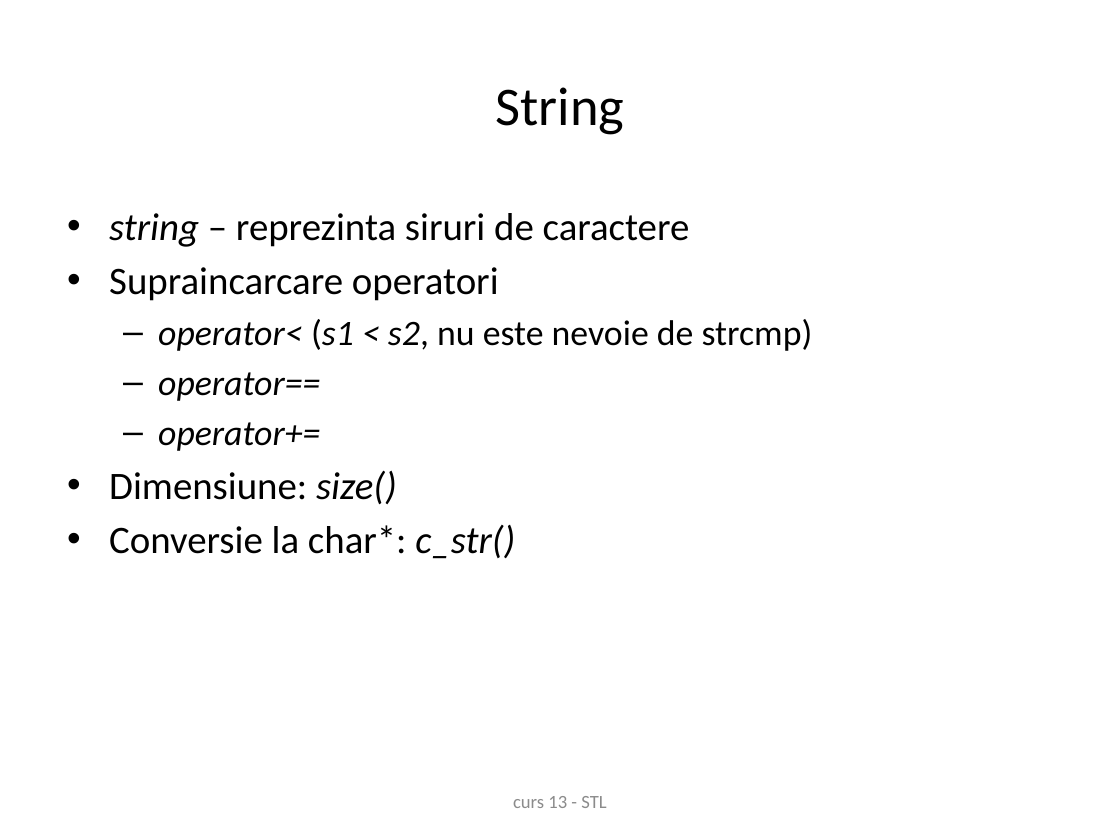
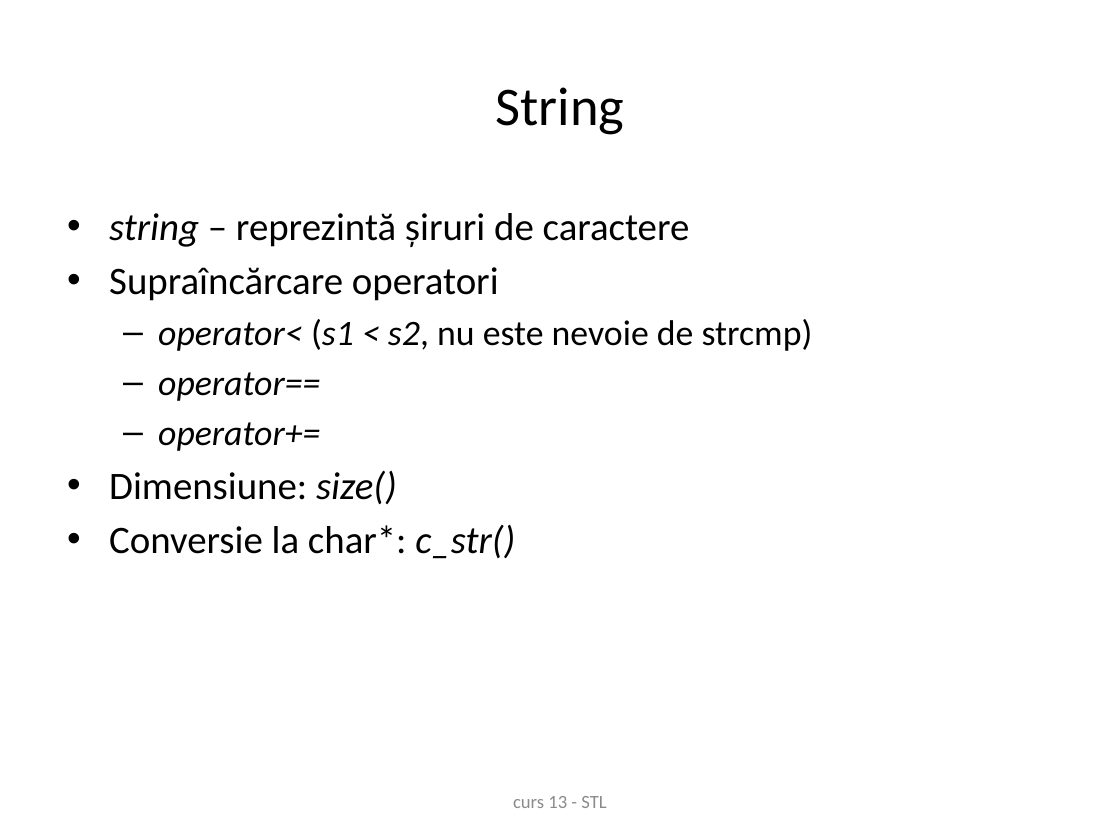
Before and after one commit to andreiparvu/stl, a slide deck: slide 5 of curs13.pptx. Drawn at 1120x840 pixels with LibreOffice and Linux fonts; fonts in the diff are those of the drawing; background and template pictures are left out. Boxes give left, top, right and bottom in pixels: in the first picture for what was removed or moved away, otherwise in the second. Text is boxed around its words. In the diff, an @@ line names an element or a change of style, - is before the commit and + after.

```diff
--- a/curs13.pptx
+++ b/curs13.pptx
@@ text at <box>109,213,690,301</box>: text changed @@
-• string – reprezinta siruri de caractere
-• Supraincarcare operatori
+• string – reprezintă șiruri de caractere
+• Supraîncărcare operatori
```
Also in this commit, not shown: 9 other slides changed, 1 slide added.
